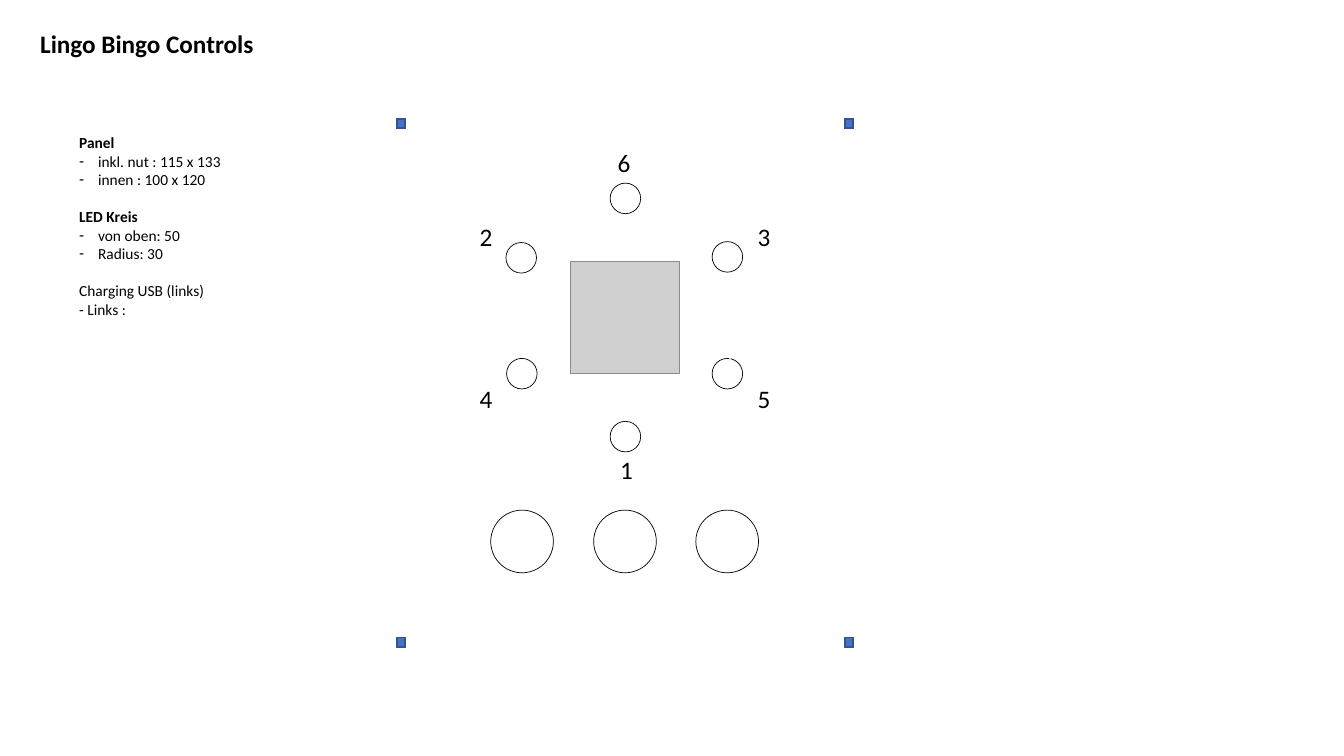
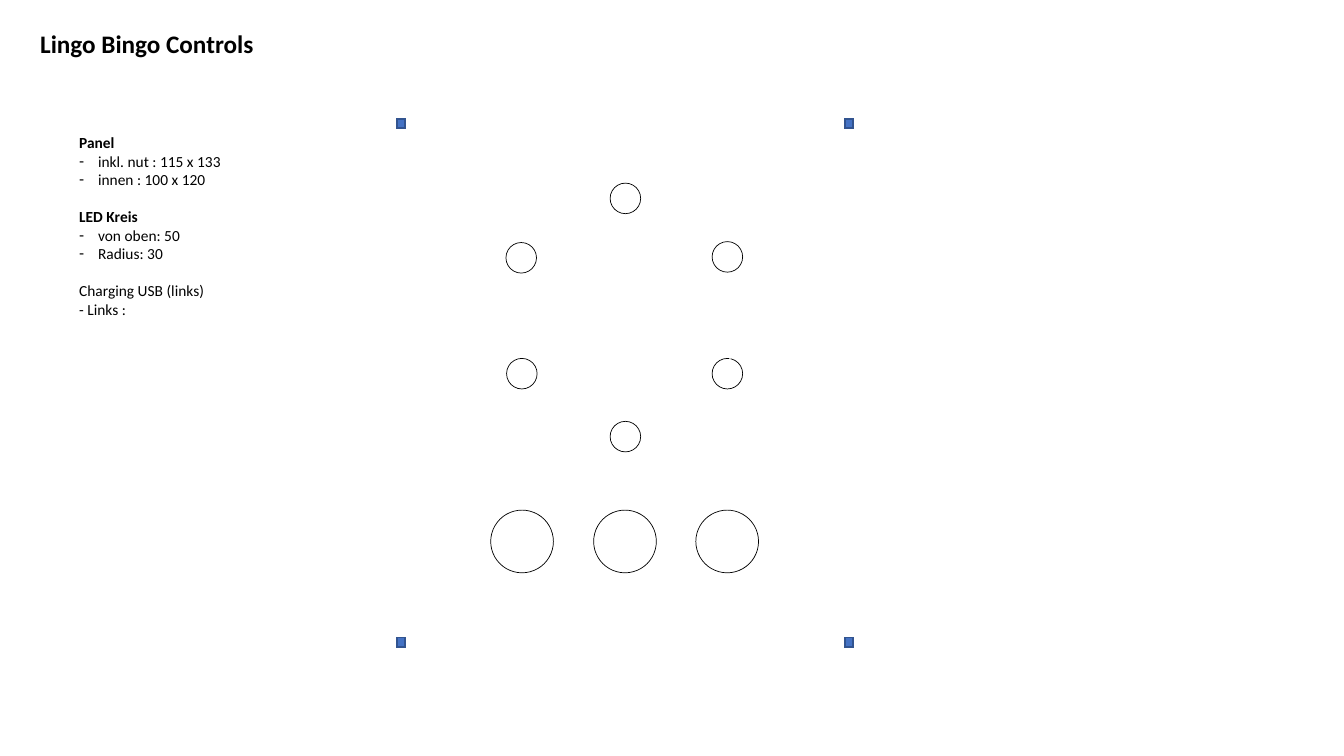
Before and after one commit to jeskes/activityboard, a slide deck: slide 36 of Activityboard.pptx. Drawn at 1344x756 pixels with LibreOffice and Linux fonts; fonts in the diff are those of the drawing; grey boxes stand for pictures. Boxes give left, top, right and bottom in pixels: in the first picture for what was removed or moved away, otherwise in the second. Text is boxed around its words. In the diff, an @@ line names an element or a change of style, - is before the commit and + after.

```diff
--- a/Activityboard.pptx
+++ b/Activityboard.pptx
@@ text removed at bbox=[618, 155, 631, 172] @@
-6
@@ text removed at bbox=[480, 229, 493, 246] @@
-2
@@ text removed at bbox=[758, 229, 771, 246] @@
-3
@@ picture removed at bbox=[571, 261, 680, 374] @@
@@ text removed at bbox=[480, 391, 493, 408] @@
-4
@@ text removed at bbox=[758, 391, 771, 408] @@
-5
@@ text removed at bbox=[620, 462, 633, 479] @@
-1
```
Also in this commit, not shown: 6 other slides changed, 1 slide added, 40 other files.
